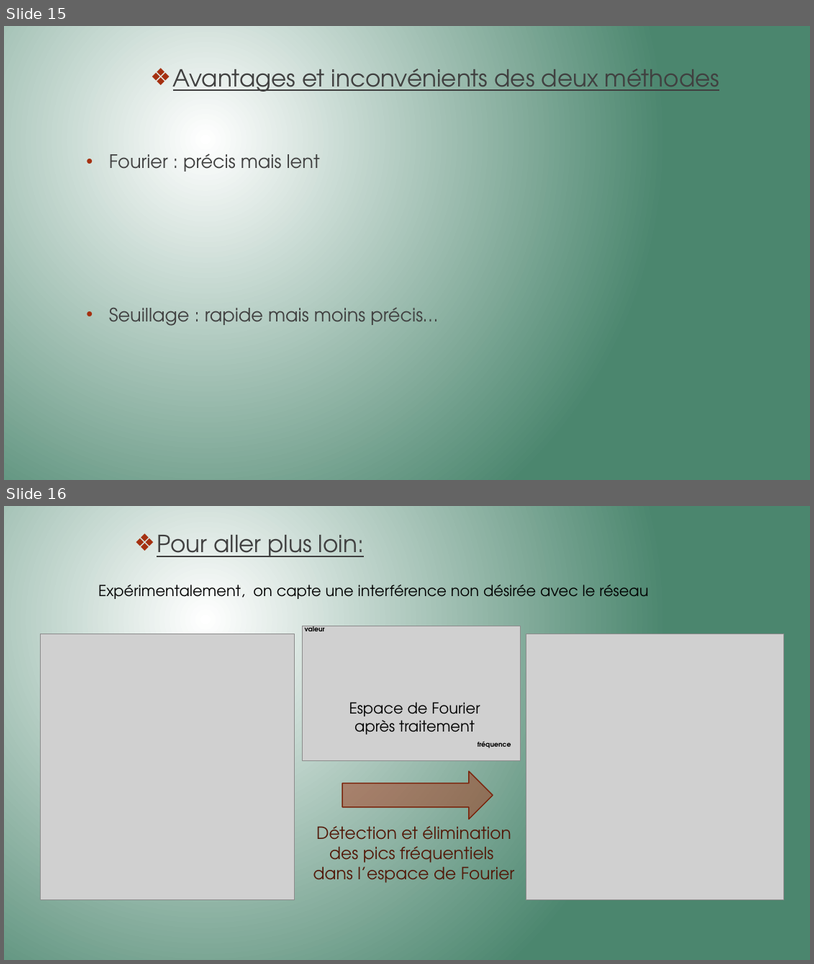
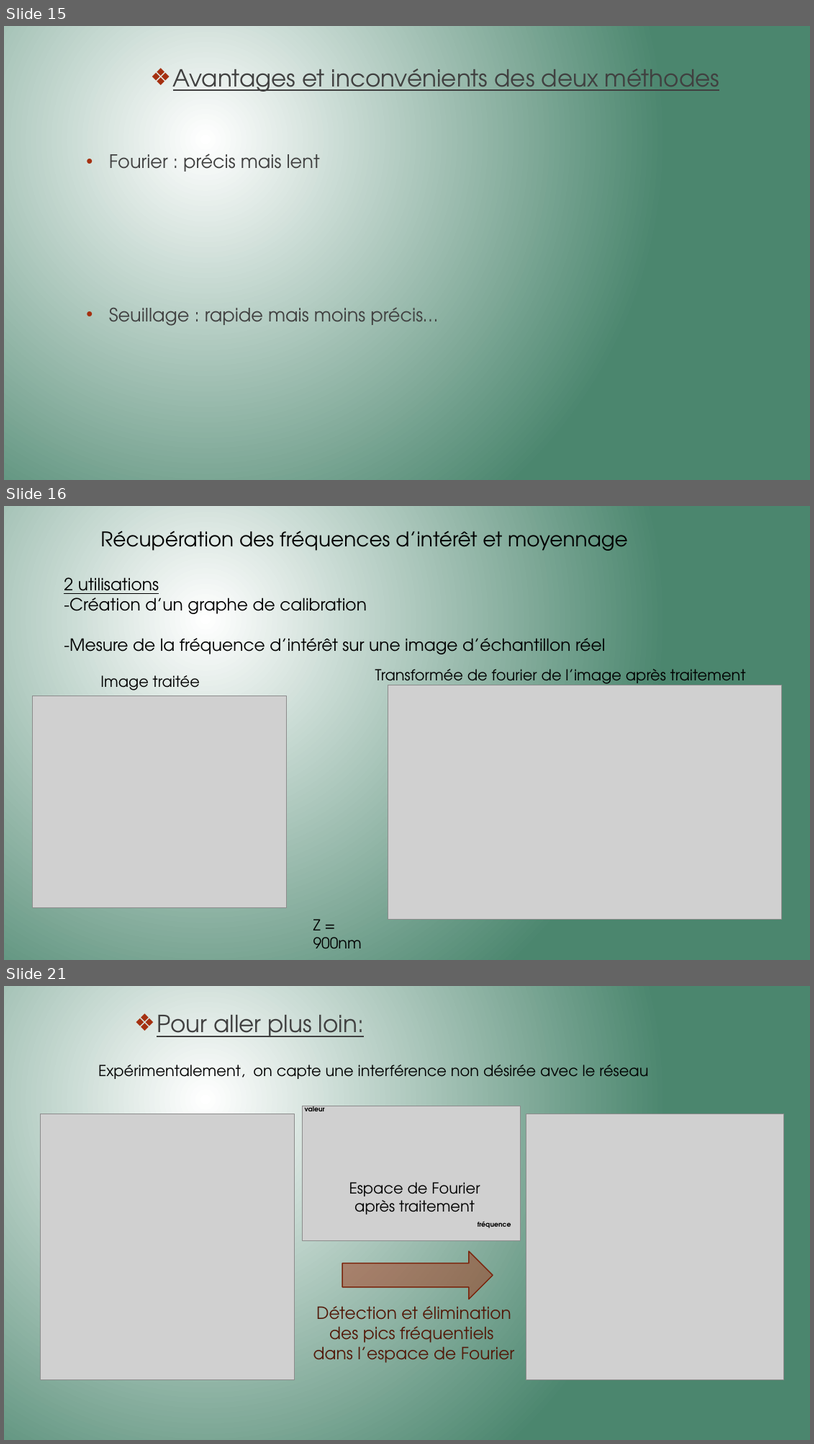
Before and after one commit to Killian-Herveau/PIMS, a slide deck: Pres_Avril/PresentationPIMSAvril.pptx. Shown one above the other, each under a label of ours: slides 15 and 16 before the commit, slides 15, 16 and 21 after it; the slides between them are not shown. The pictures are 814x964 and 814x1444 pixels, drawn with LibreOffice and Linux fonts; fonts in the diff are those of the drawing; grey boxes stand for pictures. Boxes give left, top, right and bottom in pixels: in the first picture for what was removed or moved away, otherwise in the second. Text is boxed around its words. In the diff, an @@ line names an element or a change of style, - is before the commit and + after.

```diff
--- a/Pres_Avril/PresentationPIMSAvril.pptx
+++ b/Pres_Avril/PresentationPIMSAvril.pptx
@@ slide 16 added at [4, 506, 810, 960], background gradient #FFFFFF to #4B866E @@
@@ text added at [100, 530, 628, 551], 24 pt, text #000000 @@
+Récupération des fréquences d’intérêt et moyennage
@@ text added at [64, 577, 605, 654], 20 pt, text #000000 @@
+2 utilisations
+-Création d’un graphe de calibration
+-Mesure de la fréquence d’intérêt sur une image d’échantillon réel
@@ text added at [100, 675, 200, 690], 18 pt, text #000000 @@
+Image traitée
@@ text added at [376, 669, 746, 687], 18 pt, text #000000 @@
+Transformée de fourier de l’image après traitement
@@ picture added at [32, 696, 286, 908] @@
@@ picture added at [388, 685, 782, 919] @@
@@ text added at [314, 919, 362, 948], 18 pt, text #000000 @@
+Z = 900nm
@@ what was slide 16 is now slide 21 @@
```
Also in this commit, not shown: 6 other slides added, 2 slides removed, 1 other file.
